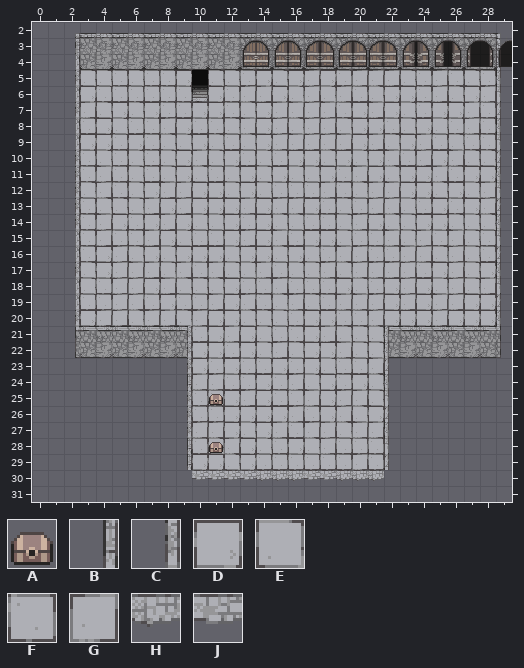
Level history. Tiled map: assets/floors/starting_room.tmx. The picture above was drawn from the file before the commit.
Cells are 16x16 px. Shown: x 0..29, y 2..31.
Key: from "normal_objects": A 0 "chest_idle"; from "normal_terrain": B 42, C 62, D 161, E 162, F 181, G 182, H 184, J 185.
_ is an empty cell.
Layer "Tile Layer 1" before, first column x 0:
23 _________CDFDFFDFDE
24 _________BGGFFDFGED
25 _________CFFDGDFFGD
26 _________CFFDDDDGFD
27 _________CGGDEDGFGG
28 _________BFEGDEFDEG
29 _________BDDEDFFFFF
30 __________JJJJHHHJJ
31 ___________________
Once edited:
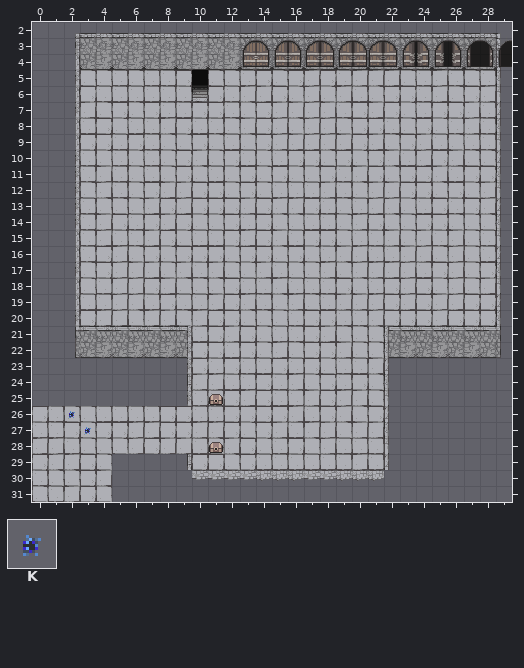
Further tiles: from "normal_items": K 0 "magic_dust".
Change:
Layer "Tile Layer 1":
y 26: x 0..9 _________C -> DFEEFFFFDD
y 27: x 0..9 _________C -> FFDEDDGGDD
y 28: x 0..9 _________B -> GGFEEEGDGG
y 29: x 0..4 _____ -> DGGDE
y 30: x 0..4 _____ -> FEEDG
y 31: x 0..4 _____ -> EFGDE
Layer "Tile Layer 2":
y 26: x 2 _ -> K
y 27: x 3 _ -> K
Boxes around the changes in both pictures, in picture pixels (x1, y1, x2, y2):
changed: (32, 406, 192, 502)
